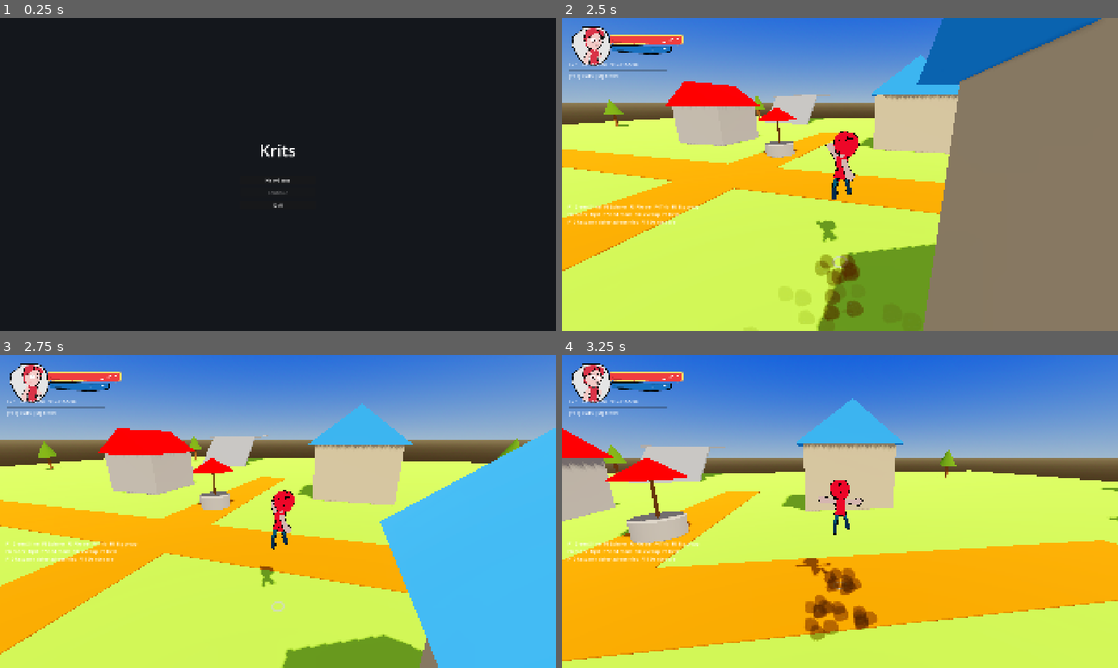
Above: before the commit, frames 1-4 (two rows, left to right).
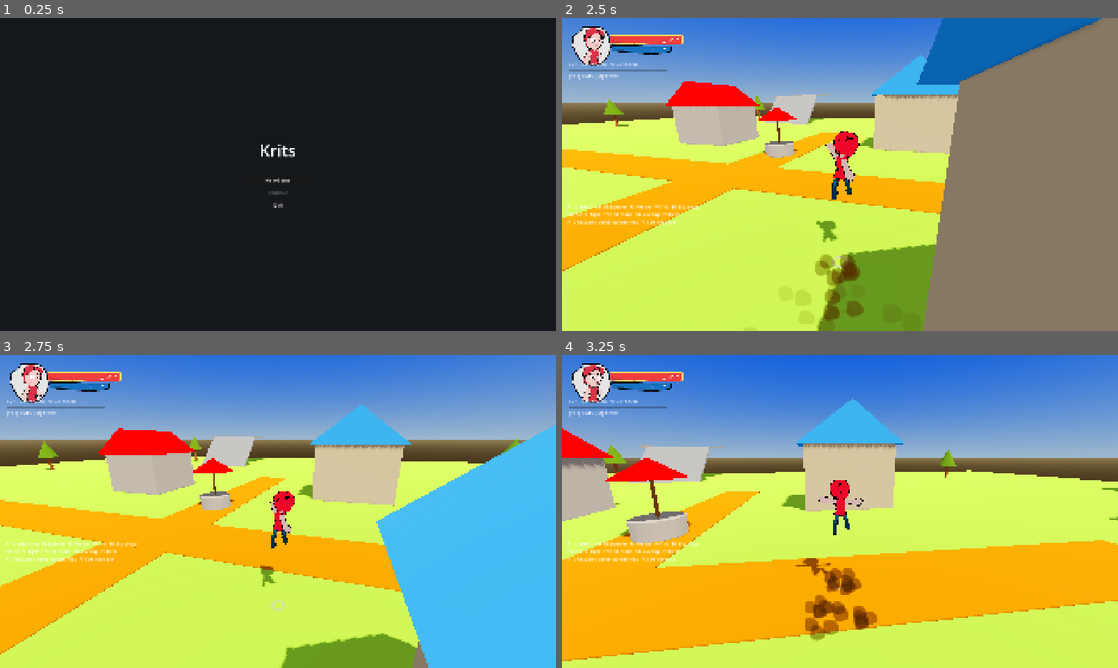
Above: after the commit, the same moments.

Repository: doggoanim/Krits
Game: Godot game, scene res://ui/main_menu.tscn
The game is run twice, just before and just after one commit, with the same random seed, the same clock (stepped at 60 frames per second) and the same inputs.
Inputs (mouse positions are in pixels of both pictures, inside the frame that each line leads up to):
- Up to frame 1 (0.25 s): no input
- Up to frame 2 (2.5 s): click "New Game" at 0.5 s; tap Enter at 1.25 s; move the mouse to (867, 174) at 1.27 s; hold W (move_forward) from 1.28 s (still down); tap Space (jump) at 1.35, 1.52, 1.82, 2.27, 2.3 s; move the mouse to (812, 174) at 2.02 s; tap Ctrl (crouch_pound) at 2.1 s
- Up to frame 3 (2.75 s): keep holding W (move_forward); tap Space (jump) at 2.57 s
- Up to frame 4 (3.25 s): keep holding W (move_forward); move the mouse to (851, 505) at 2.77 s; tap E (interact) at 2.85 s; tap Space (jump) at 3.05 s

Frames 1-2 are identical in both runs. In frame 3, 1.7% of the frame differs, in the area x 0-100%, y 15-100%; in frame 4, nothing differs.

Commit message:
updated some sounds

Diff:
--- a/player/player_config.gd
+++ b/player/player_config.gd
@@ -48,7 +48,7 @@
 											   ## (shorter than the clip's own ~1.25s so a mistimed
 											   ## trick doesn't strand you mid-air with no steering)
 @export var side_flip_input_window := 0.4     ## grace window (from the moment a turn-skid starts)
-                                               ## during which a buffered jump still triggers the
+											   ## during which a buffered jump still triggers the
 											   ## side flip — independent of the slide pose's own
 											   ## (shorter) animation-hold duration, so a jump press
 											   ## that lands a beat late still catches the trick
--- a/world/hometown.tscn
+++ b/world/hometown.tscn
@@ -35,15 +35,15 @@
 [sub_resource type="BoxMesh" id="Mesh_House1Walls"]
 size = Vector3(6, 4, 6)
 
-[sub_resource type="BoxShape3D" id="Shape_House1Roof"]
-size = Vector3(6.9, 2.4, 6.9)
-
 [sub_resource type="StandardMaterial3D" id="Mat_RoofRed"]
 albedo_color = Color(0.8487937, 0, 0.047033705, 1)
 
 [sub_resource type="PrismMesh" id="Mesh_House1Roof"]
 size = Vector3(6.9, 2.4, 6.9)
 
+[sub_resource type="ConcavePolygonShape3D" id="ConcavePolygonShape3D_gka81"]
+data = PackedVector3Array(0, 1.1999999, 3.4499998, 3.4499998, -1.1999999, 3.4499998, -3.4499998, -1.1999999, 3.4499998, 0, 1.1999999, -3.4499998, -3.4499998, -1.1999999, -3.4499998, 3.4499998, -1.1999999, -3.4499998, 0, 1.1999999, 3.4499998, 0, 1.1999999, -3.4499998, 3.4499998, -1.1999999, 3.4499998, 0, 1.1999999, -3.4499998, 3.4499998, -1.1999999, -3.4499998, 3.4499998, -1.1999999, 3.4499998, 0, 1.1999999, -3.4499998, 0, 1.1999999, 3.4499998, -3.4499998, -1.1999999, -3.4499998, 0, 1.1999999, 3.4499998, -3.4499998, -1.1999999, 3.4499998, -3.4499998, -1.1999999, -3.4499998, -3.4499998, -1.1999999, 3.4499998, 3.4499998, -1.1999999, 3.4499998, -3.4499998, -1.1999999, -3.4499998, 3.4499998, -1.1999999, 3.4499998, 3.4499998, -1.1999999, -3.4499998, -3.4499998, -1.1999999, -3.4499998)
+
 [sub_resource type="BoxShape3D" id="Shape_House2Walls"]
 size = Vector3(7, 5, 5)
 
@@ -53,38 +53,38 @@
 [sub_resource type="BoxMesh" id="Mesh_House2Walls"]
 size = Vector3(7, 5, 5)
 
-[sub_resource type="BoxShape3D" id="Shape_House2Roof"]
-size = Vector3(8.05, 3, 5.75)
-
 [sub_resource type="StandardMaterial3D" id="Mat_RoofBlue"]
 albedo_color = Color(0.2886788, 0.553356, 0.7931672, 1)
 
 [sub_resource type="PrismMesh" id="Mesh_House2Roof"]
 size = Vector3(8.05, 3, 5.75)
 
+[sub_resource type="ConcavePolygonShape3D" id="ConcavePolygonShape3D_70bq6"]
+data = PackedVector3Array(0, 1.5, 2.875, 4.025, -1.5, 2.875, -4.025, -1.5, 2.875, 0, 1.5, -2.875, -4.025, -1.5, -2.875, 4.025, -1.5, -2.875, 0, 1.5, 2.875, 0, 1.5, -2.875, 4.025, -1.5, 2.875, 0, 1.5, -2.875, 4.025, -1.5, -2.875, 4.025, -1.5, 2.875, 0, 1.5, -2.875, 0, 1.5, 2.875, -4.025, -1.5, -2.875, 0, 1.5, 2.875, -4.025, -1.5, 2.875, -4.025, -1.5, -2.875, -4.025, -1.5, 2.875, 4.025, -1.5, 2.875, -4.025, -1.5, -2.875, 4.025, -1.5, 2.875, 4.025, -1.5, -2.875, -4.025, -1.5, -2.875)
+
 [sub_resource type="BoxShape3D" id="Shape_House3Walls"]
 size = Vector3(5, 3.5, 5)
 
 [sub_resource type="BoxMesh" id="Mesh_House3Walls"]
 size = Vector3(5, 3.5, 5)
 
-[sub_resource type="BoxShape3D" id="Shape_House3Roof"]
-size = Vector3(5.75, 2.1, 5.75)
-
 [sub_resource type="PrismMesh" id="Mesh_House3Roof"]
 size = Vector3(5.75, 2.1, 5.75)
 
+[sub_resource type="ConcavePolygonShape3D" id="ConcavePolygonShape3D_bf34x"]
+data = PackedVector3Array(0, 1.05, 2.875, 2.875, -1.05, 2.875, -2.875, -1.05, 2.875, 0, 1.05, -2.875, -2.875, -1.05, -2.875, 2.875, -1.05, -2.875, 0, 1.05, 2.875, 0, 1.05, -2.875, 2.875, -1.05, 2.875, 0, 1.05, -2.875, 2.875, -1.05, -2.875, 2.875, -1.05, 2.875, 0, 1.05, -2.875, 0, 1.05, 2.875, -2.875, -1.05, -2.875, 0, 1.05, 2.875, -2.875, -1.05, 2.875, -2.875, -1.05, -2.875, -2.875, -1.05, 2.875, 2.875, -1.05, 2.875, -2.875, -1.05, -2.875, 2.875, -1.05, 2.875, 2.875, -1.05, -2.875, -2.875, -1.05, -2.875)
+
 [sub_resource type="BoxShape3D" id="Shape_House4Walls"]
 size = Vector3(6, 4.5, 6)
 
 [sub_resource type="BoxMesh" id="Mesh_House4Walls"]
 size = Vector3(6, 4.5, 6)
 
-[sub_resource type="BoxShape3D" id="Shape_House4Roof"]
-size = Vector3(6.9, 2.7, 6.9)
-
 [sub_resource type="PrismMesh" id="Mesh_House4Roof"]
 size = Vector3(6.9, 2.7, 6.9)
+
+[sub_resource type="ConcavePolygonShape3D" id="ConcavePolygonShape3D_8mbmp"]
+data = PackedVector3Array(0, 1.35, 3.4499998, 3.4499998, -1.35, 3.4499998, -3.4499998, -1.35, 3.4499998, 0, 1.35, -3.4499998, -3.4499998, -1.35, -3.4499998, 3.4499998, -1.35, -3.4499998, 0, 1.35, 3.4499998, 0, 1.35, -3.4499998, 3.4499998, -1.35, 3.4499998, 0, 1.35, -3.4499998, 3.4499998, -1.35, -3.4499998, 3.4499998, -1.35, 3.4499998, 0, 1.35, -3.4499998, 0, 1.35, 3.4499998, -3.4499998, -1.35, -3.4499998, 0, 1.35, 3.4499998, -3.4499998, -1.35, 3.4499998, -3.4499998, -1.35, -3.4499998, -3.4499998, -1.35, 3.4499998, 3.4499998, -1.35, 3.4499998, -3.4499998, -1.35, -3.4499998, 3.4499998, -1.35, 3.4499998, 3.4499998, -1.35, -3.4499998, -3.4499998, -1.35, -3.4499998)
 
 [sub_resource type="CylinderShape3D" id="Shape_WellRim"]
 height = 1.0
@@ -300,13 +300,13 @@
 transform = Transform3D(1, 0, 0, 0, 1, 0, 0, 0, 1, 0, 5.2, 0)
 collision_layer = 129
 
-[node name="Collision" type="CollisionShape3D" parent="House1/Roof" unique_id=803769460]
-shape = SubResource("Shape_House1Roof")
-
 [node name="Mesh" type="MeshInstance3D" parent="House1/Roof" unique_id=1345513660]
 material_override = SubResource("Mat_RoofRed")
 mesh = SubResource("Mesh_House1Roof")
 
+[node name="CollisionShape3D" type="CollisionShape3D" parent="House1/Roof" unique_id=1097758306]
+shape = SubResource("ConcavePolygonShape3D_gka81")
+
 [node name="House2" type="Node3D" parent="." unique_id=1894083705]
 transform = Transform3D(1, 0, 0, 0, 1, 0, 0, 0, 1, 11, 0, -13)
 
@@ -324,13 +324,13 @@
 transform = Transform3D(1, 0, 0, 0, 1, 0, 0, 0, 1, 0, 6.5, 0)
 collision_layer = 129
 
-[node name="Collision" type="CollisionShape3D" parent="House2/Roof" unique_id=874676883]
-shape = SubResource("Shape_House2Roof")
-
 [node name="Mesh" type="MeshInstance3D" parent="House2/Roof" unique_id=996289975]
 material_override = SubResource("Mat_RoofBlue")
 mesh = SubResource("Mesh_House2Roof")
 
+[node name="CollisionShape3D" type="CollisionShape3D" parent="House2/Roof" unique_id=1197262942]
+shape = SubResource("ConcavePolygonShape3D_70bq6")
+
 [node name="House3" type="Node3D" parent="." unique_id=1523153923]
 transform = Transform3D(1, 0, 0, 0, 1, 0, 0, 0, 1, -14, 0, 9)
 
@@ -348,13 +348,13 @@
 transform = Transform3D(1, 0, 0, 0, 1, 0, 0, 0, 1, 0, 4.55, 0)
 collision_layer = 129
 
-[node name="Collision" type="CollisionShape3D" parent="House3/Roof" unique_id=401759767]
-shape = SubResource("Shape_House3Roof")
-
 [node name="Mesh" type="MeshInstance3D" parent="House3/Roof" unique_id=639735868]
 material_override = SubResource("Mat_RoofRed")
 mesh = SubResource("Mesh_House3Roof")
 
+[node name="CollisionShape3D" type="CollisionShape3D" parent="House3/Roof" unique_id=1160644741]
+shape = SubResource("ConcavePolygonShape3D_bf34x")
+
 [node name="House4" type="Node3D" parent="." unique_id=1343661762]
 transform = Transform3D(1, 0, 0, 0, 1, 0, 0, 0, 1, 14, 0, 11)
 
@@ -372,12 +372,12 @@
 transform = Transform3D(1, 0, 0, 0, 1, 0, 0, 0, 1, 0, 5.85, 0)
 collision_layer = 129
 
-[node name="Collision" type="CollisionShape3D" parent="House4/Roof" unique_id=1990004968]
-shape = SubResource("Shape_House4Roof")
-
 [node name="Mesh" type="MeshInstance3D" parent="House4/Roof" unique_id=1039251097]
 material_override = SubResource("Mat_RoofBlue")
 mesh = SubResource("Mesh_House4Roof")
+
+[node name="CollisionShape3D" type="CollisionShape3D" parent="House4/Roof" unique_id=187202882]
+shape = SubResource("ConcavePolygonShape3D_8mbmp")
 
 [node name="Well" type="Node3D" parent="." unique_id=1249735749]
 transform = Transform3D(1, 0, 0, 0, 1, 0, 0, 0, 1, 0, 0, -6)
Not shown, changed: sounds/SFX/skid.wav
